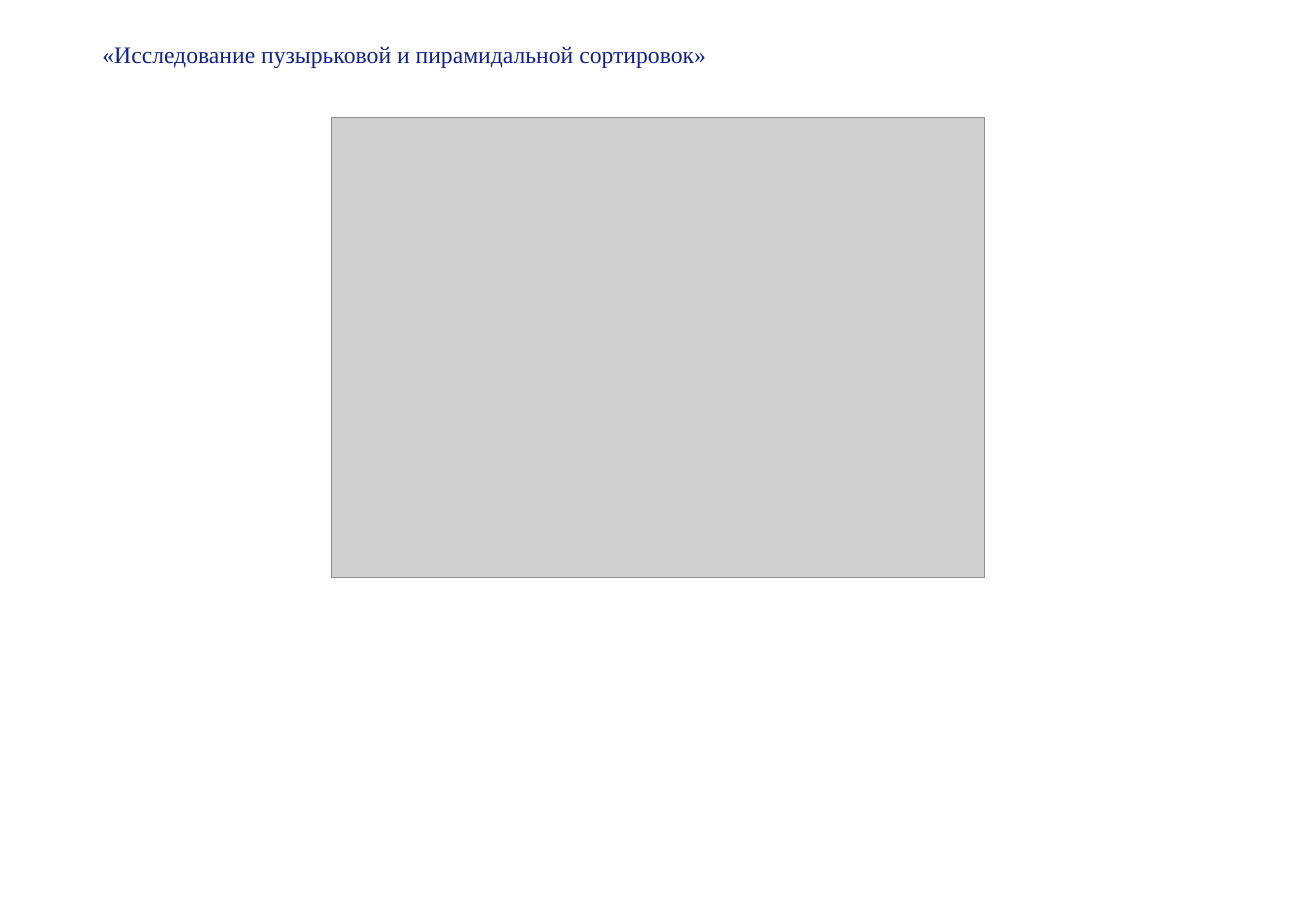
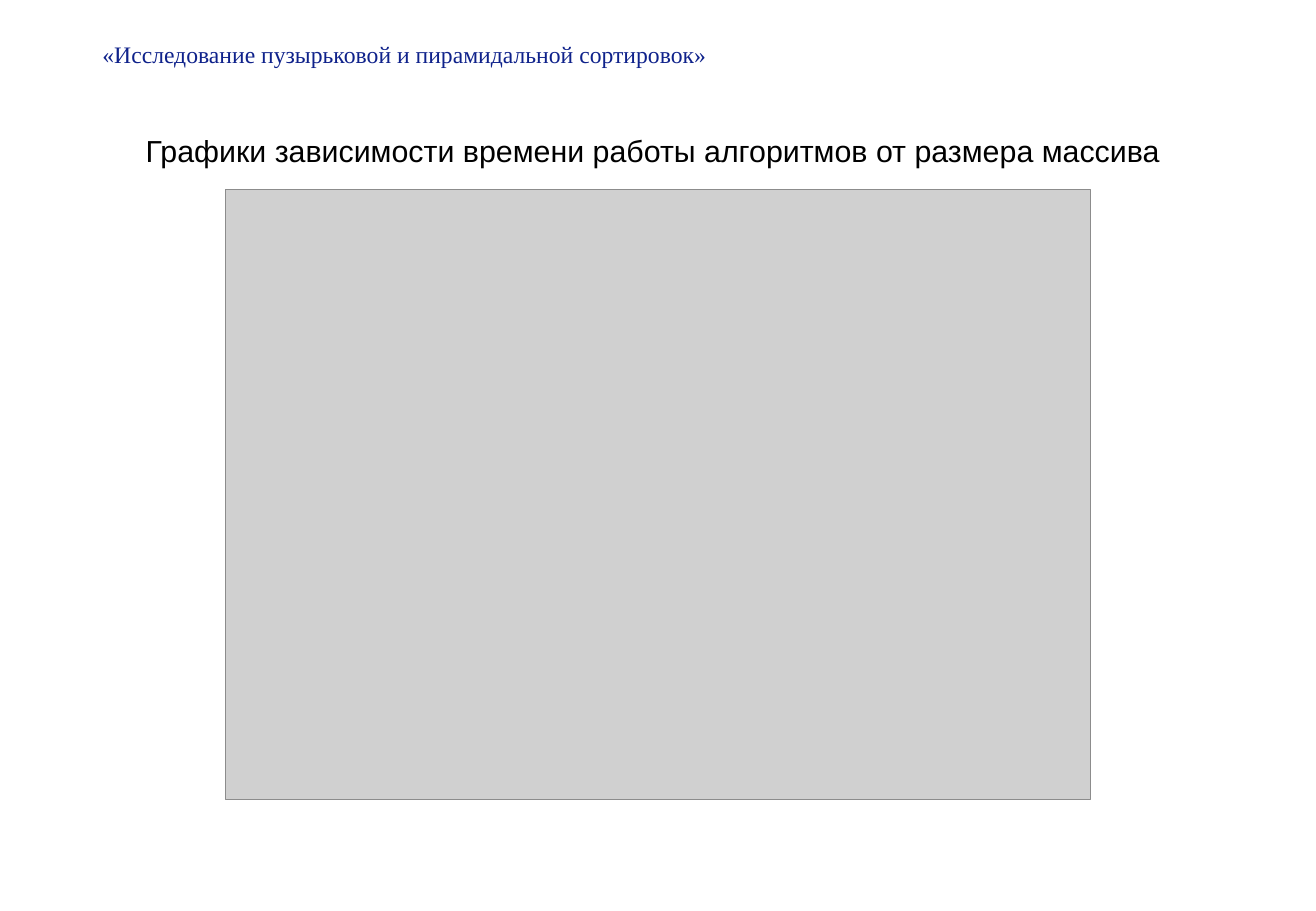
Before and after one commit to glukhovsa/TeamDz, a slide deck: slide 16 of Презентация.pptx (slide 15 before the commit). Drawn at 1316x911 pixels with LibreOffice and Linux fonts; fonts in the diff are those of the drawing; grey boxes stand for pictures. Boxes give left, top, right and bottom in pixels: in the first picture for what was removed or moved away, otherwise in the second. Text is boxed around its words. In the diff, an @@ line names an element or a change of style, - is before the commit and + after.

```diff
--- a/Презентация.pptx
+++ b/Презентация.pptx
@@ text added at <box>146,140,1160,168</box>, 18 pt, text #000000 @@
+Графики зависимости времени работы алгоритмов от размера массива
@@ picture: place and size @@
-picture at <box>331,118,985,578</box>
+picture at <box>226,189,1090,799</box>
```
Also in this commit, not shown: 5 other slides changed, 5 slides added, 3 other files.
